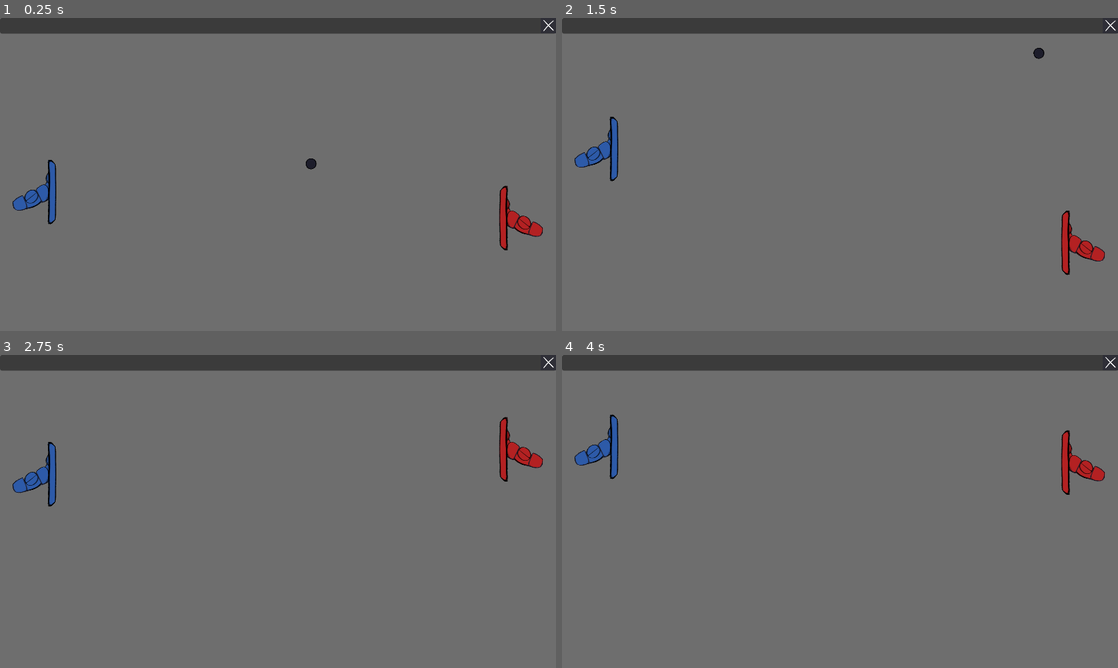
Above: before the commit, frames 1-4 (two rows, left to right).
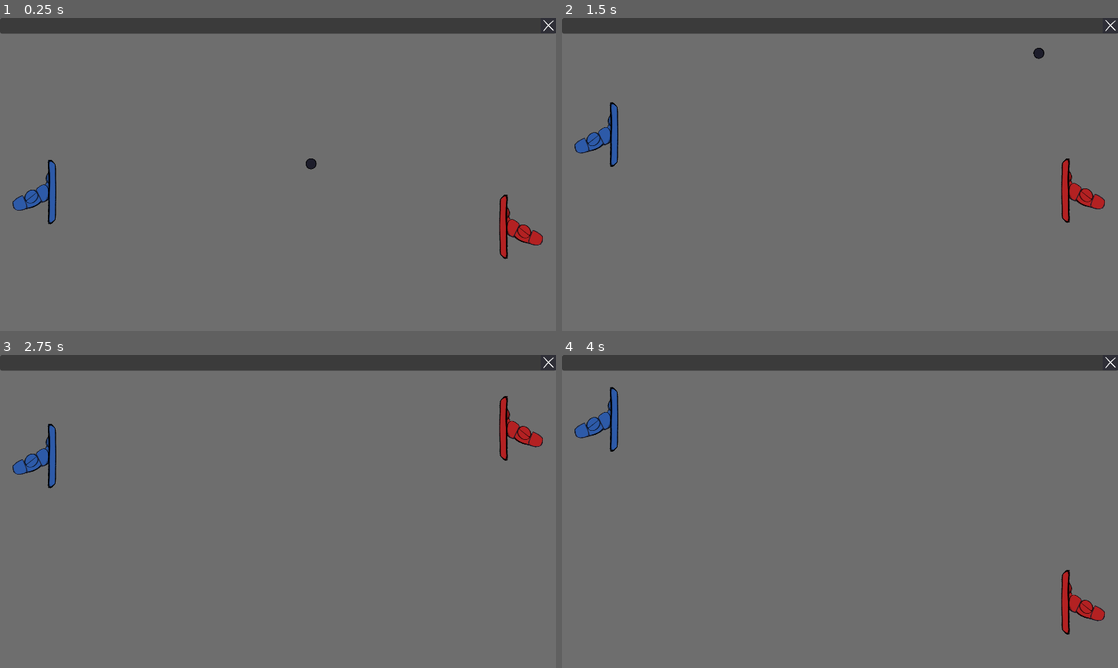
Above: after the commit, the same moments.

Repository: parrotwise/gmtk26-pong
Game: Godot game, scene res://Scenes/game_scene.tscn
Two runs of this game, one before a commit and one after it. Both use one fixed random seed, a clock stepped at 60 frames per second and the inputs below.
Inputs:
- Up to frame 1 (0.25 s): no input
- Up to frame 2 (1.5 s): hold Up (ui_up) 0.53-1.28 s; hold Down (ui_down) from 1.28 s (still down)
- Up to frame 3 (2.75 s): release Down (ui_down) at 2.03 s; hold Up (ui_up) from 2.03 s (still down)
- Up to frame 4 (4 s): release Up (ui_up) at 3.53 s; hold Down (ui_down) from 3.53 s (still down)

The runs differ from the first frame. In frame 1, 0.6% of the frame differs, in the area x 89-98%, y 53-78%; in frame 2, 2.0%; in frame 3, 1.8%; in frame 4, 2.3%, in the area x 2-98%, y 10-90%.

Commit message:
Refactor Player and Opponent parameters as export variables defined on their respective classes rather than constants under GameManager

Diff:
--- a/Scripts/game_manager.gd
+++ b/Scripts/game_manager.gd
@@ -3,15 +3,3 @@
 
 var ui: GameUI:
 	get: return $/root/GameScene/UI
-
-const INITIAL_BALL_SPEED: float = 240.0
-
-var ball_speed: float
-var player_speed: float:
-	get: return DisplayServer.window_get_size().y / 4.0
-var opponent_speed: float:
-	get: return DisplayServer.window_get_size().y / 3.0
-
-
-func _ready() -> void:
-	ball_speed = INITIAL_BALL_SPEED
--- a/Scripts/opponent.gd
+++ b/Scripts/opponent.gd
@@ -8,15 +8,18 @@
 	DOWN,
 }
 
-const MARGIN: float = 52.0
 
 var position_y_min: float:
-	get: return MARGIN
+	get: return $Collider.shape.height / 2
 var position_y_max: float:
-	get: return DisplayServer.window_get_size().y - MARGIN
+	get: return DisplayServer.window_get_size().y - $Collider.shape.height / 2
+
+
+@export var speed: float = 200
 
 var direction: Direction
 var velocity: float
+
 
 func _ready() -> void:
 	direction = Direction.DOWN
@@ -25,9 +28,9 @@
 
 func _physics_process(delta: float) -> void:
 	if direction == Direction.UP:
-		velocity = -GameManager.opponent_speed * delta
+		velocity = -speed * delta
 	elif direction == Direction.DOWN:
-		velocity = GameManager.opponent_speed * delta
+		velocity = speed * delta
 
 	position.y += velocity
 
--- a/Scripts/player.gd
+++ b/Scripts/player.gd
@@ -1,12 +1,15 @@
 class_name Player
 extends CharacterBody2D
+
+
+@export var speed: float = 150
 
 
 func _physics_process(_delta: float) -> void:
 	var move_up: int = 1 if Input.is_action_pressed('ui_up') else 0
 	var move_down: int = 1 if Input.is_action_pressed('ui_down') else 0
 
-	velocity.y = GameManager.player_speed * (move_down - move_up)
+	velocity.y = speed * (move_down - move_up)
 
 	move_and_slide()
 
